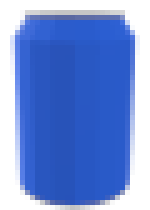
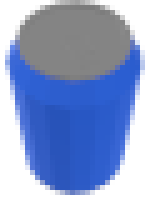
Revision of a layered 150 × 210 image; what changed, layer by layer:
showed "Top angle" over [5, 0, 145, 195]
hid "Front" over [10, 10, 140, 210]
